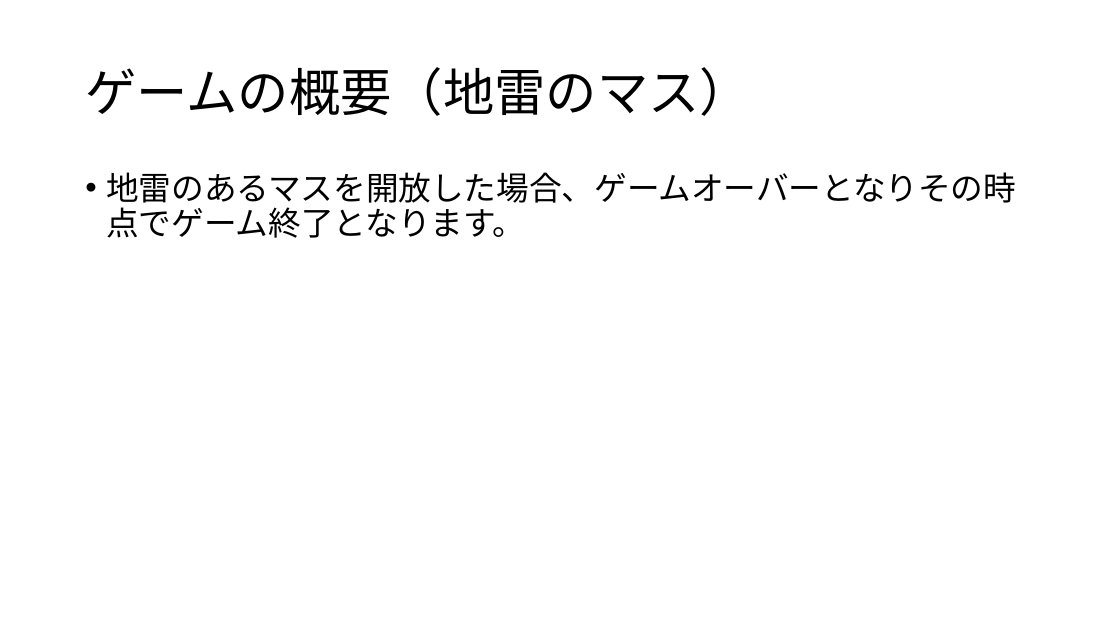
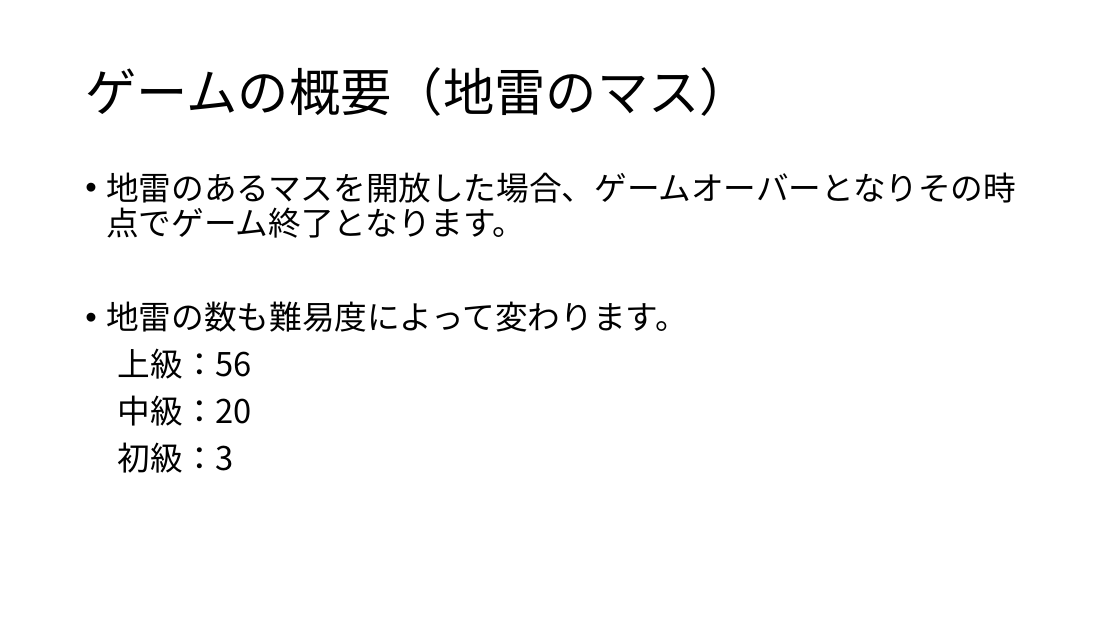
Before and after one commit to Yuma-Hamasaki/zero1_newProject, a slide deck: slide 5 of 01_requirements/マインスイーパー要求書.pptx (slide 4 before the commit). Drawn at 1120x630 pixels with LibreOffice and Linux fonts; fonts in the diff are those of the drawing. Boxes give left, top, right and bottom in pixels: in the first picture for what was removed or moved away, otherwise in the second. Text is boxed around its words. In the diff, an @@ line names an element or a change of style, - is before the commit and + after.

```diff
--- a/01_requirements/マインスイーパー要求書.pptx
+++ b/01_requirements/マインスイーパー要求書.pptx
@@ text at [106,301,687,473]: paragraphs added @@
+• 地雷の数も難易度によって変わります。
+上級：56
+中級：20
+初級：3
```
Also in this commit, not shown: 3 other slides changed.
